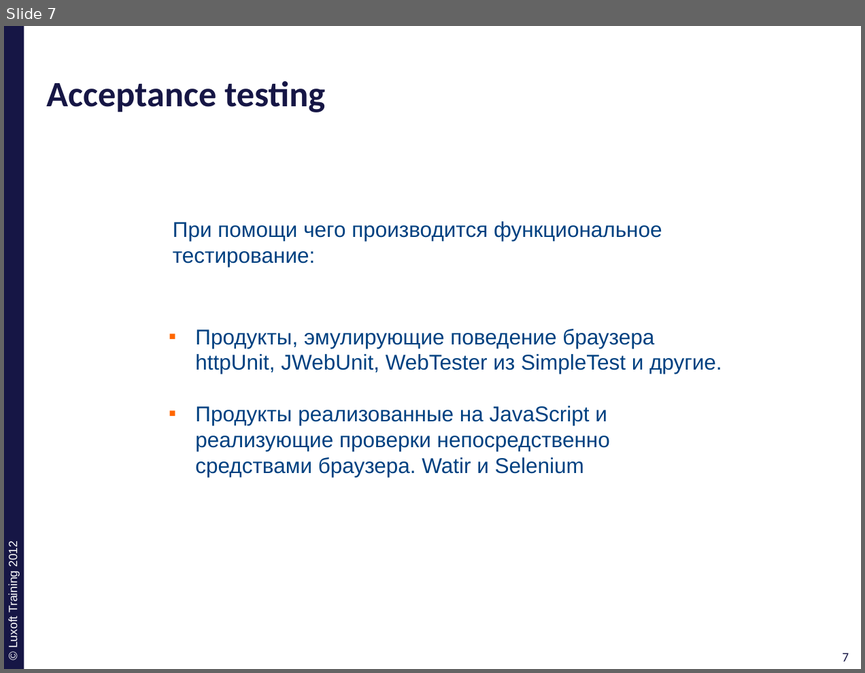
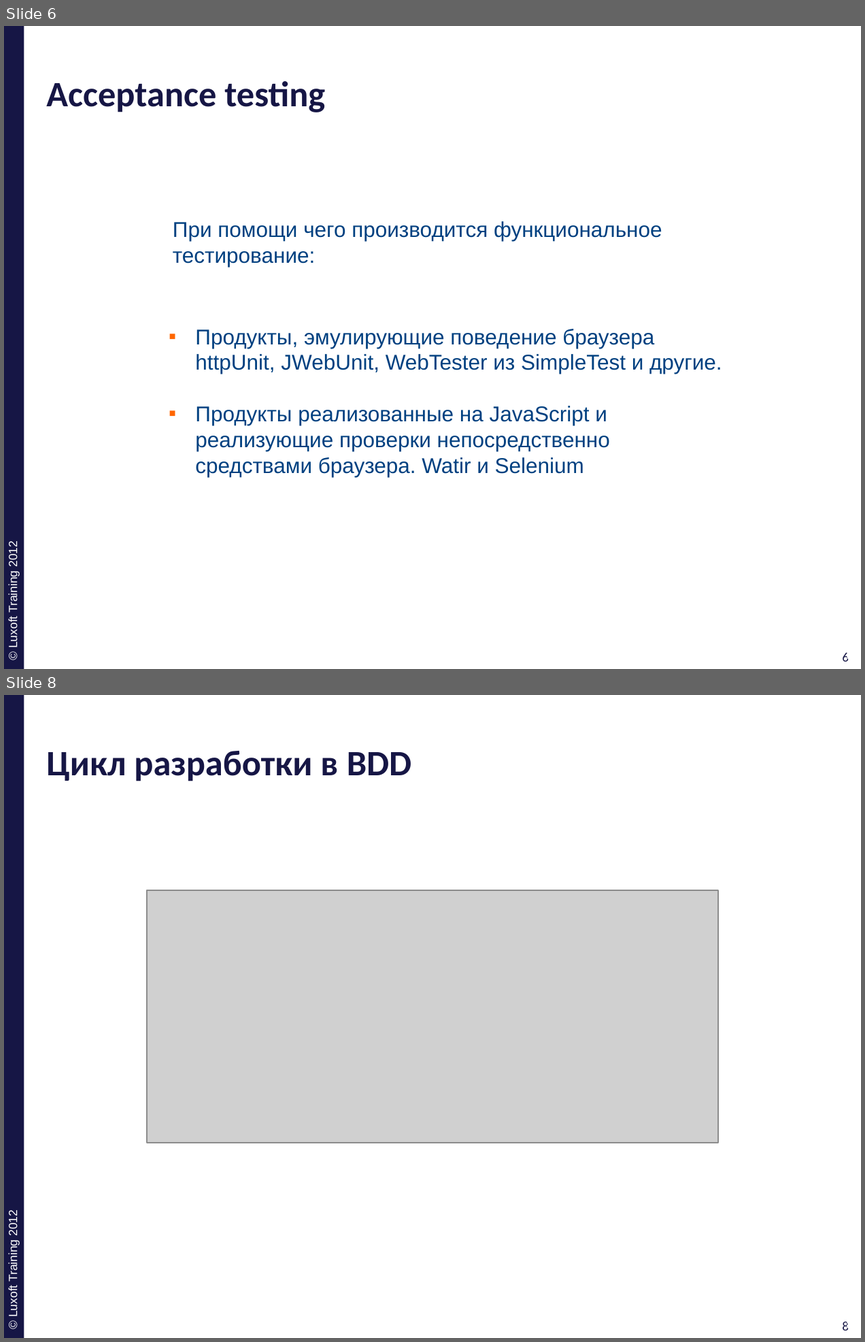
Before and after one commit to ivan-dyachenko/Trainings, a slide deck: Test Driven Development/materials/pptx/8. TDD-Acceptance-Testing.pptx. Shown one above the other, each under a label of ours: slide 7 before the commit, slides 6 and 8 after it; the slides between them are not shown. The pictures are 865x673 and 865x1342 pixels, drawn with LibreOffice and Linux fonts; fonts in the diff are those of the drawing; grey boxes stand for pictures; background and template pictures are left out. Boxes give left, top, right and bottom in pixels: in the first picture for what was removed or moved away, otherwise in the second. Text is boxed around its words. In the diff, an @@ line names an element or a change of style, - is before the commit and + after.

```diff
--- a/Test Driven Development/materials/pptx/8. TDD-Acceptance-Testing.pptx
+++ b/Test Driven Development/materials/pptx/8. TDD-Acceptance-Testing.pptx
@@ slide 8 added at box(4, 695, 861, 1338), background #FFFFFF; not listed: 4 template elements that a slide beside it also shows @@
@@ title added at box(46, 751, 412, 781), 30 pt, text #161645, bold @@
+Цикл разработки в BDD
@@ picture added at box(147, 890, 719, 1142) @@
@@ what was slide 7 is now slide 6 @@
@@ page number at box(842, 652, 849, 661): text changed @@
-7
+6
@@ page number at box(846, 652, 853, 661): text changed @@
-7
+6
```
Also in this commit, not shown: 2 slides changed, 9 other slides added, 1 slide removed, 1 other file.
